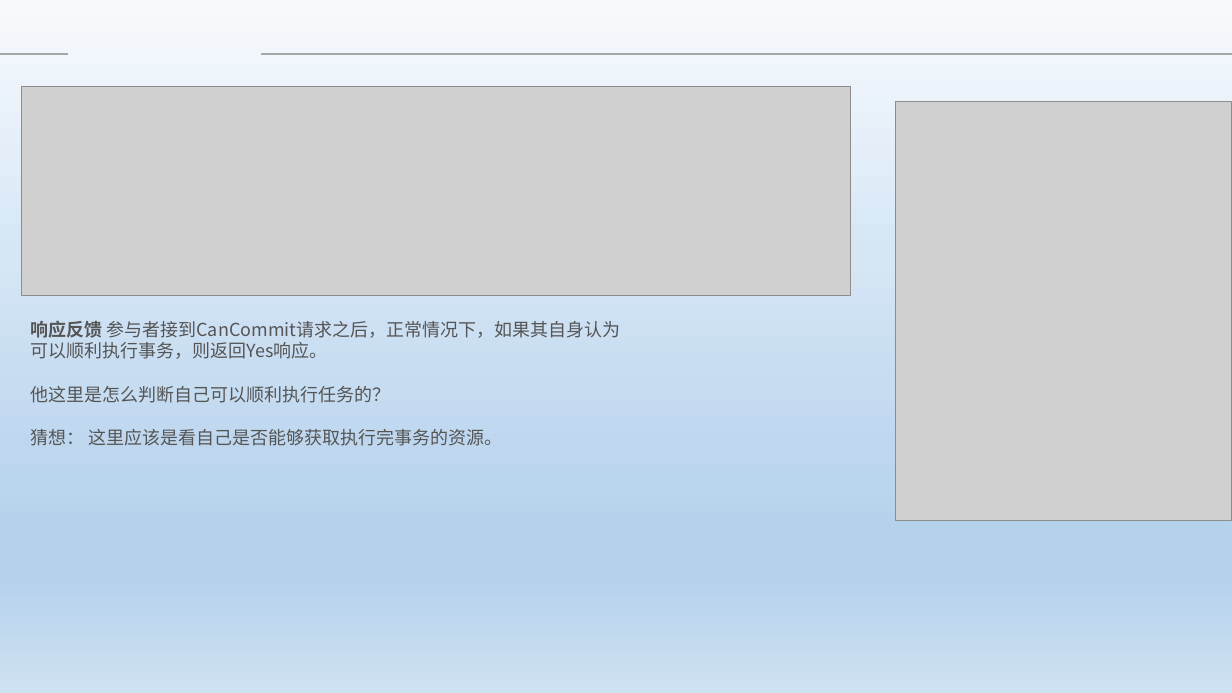
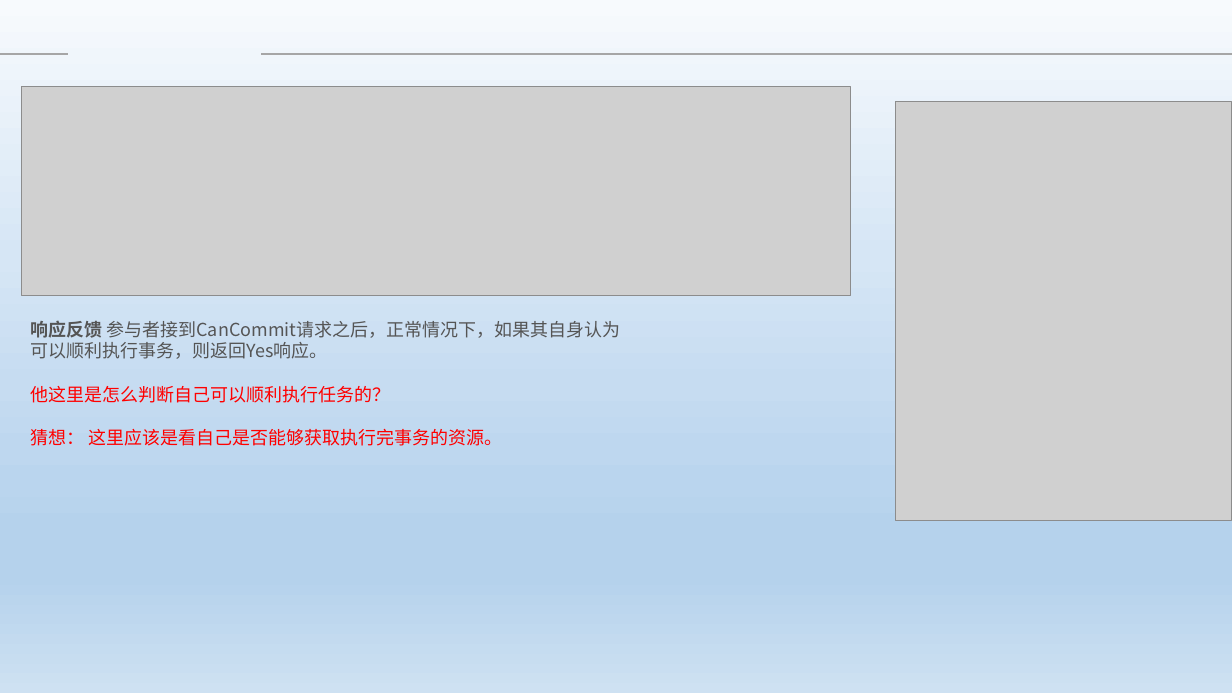
Before and after one commit to Heffie199/zhao_Note, a slide deck: slide 18 of 分布式事务的解决方案 .pptx. Drawn at 1232x693 pixels with LibreOffice and Linux fonts; fonts in the diff are those of the drawing; grey boxes stand for pictures; background and template pictures are left out. Boxes give left, top, right and bottom in pixels: in the first picture for what was removed or moved away, otherwise in the second. Text is boxed around its words. In the diff, an @@ line names an element or a change of style, - is before the commit and + after.

```diff
--- a/分布式事务的解决方案 .pptx
+++ b/分布式事务的解决方案 .pptx
@@ text at (30, 386, 502, 446): text colour #555555 to #FF0000 in "他这里是怎么判断自己可以顺利执行任务的？", "猜想： 这里应该是看自己是否能够获取执行完事务的资源。" @@
```
Also in this commit, not shown: 12 other slides changed.
